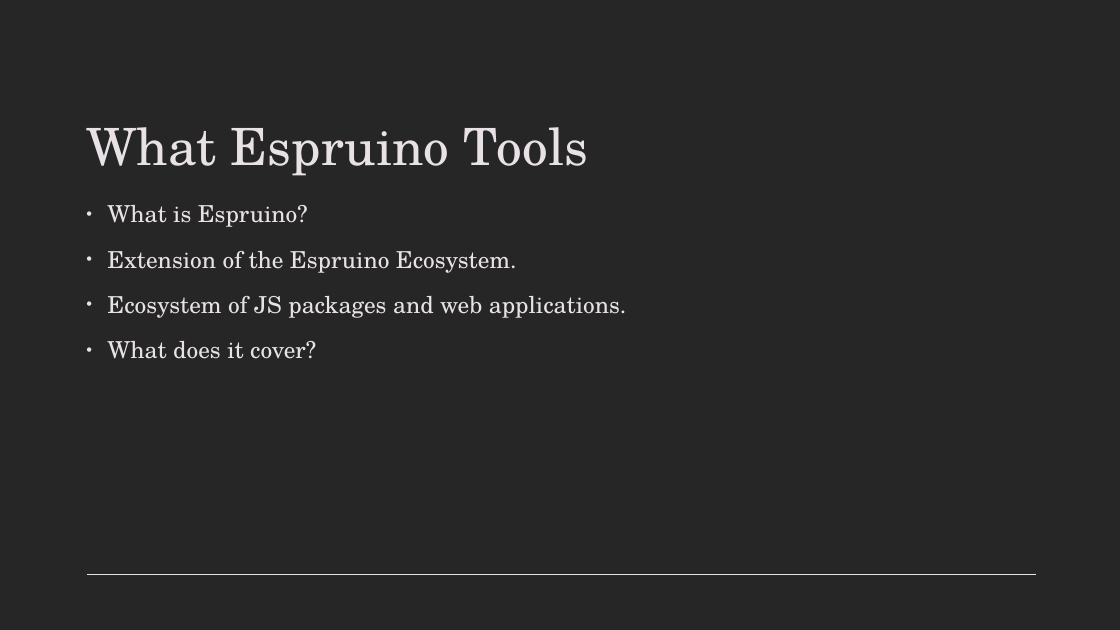
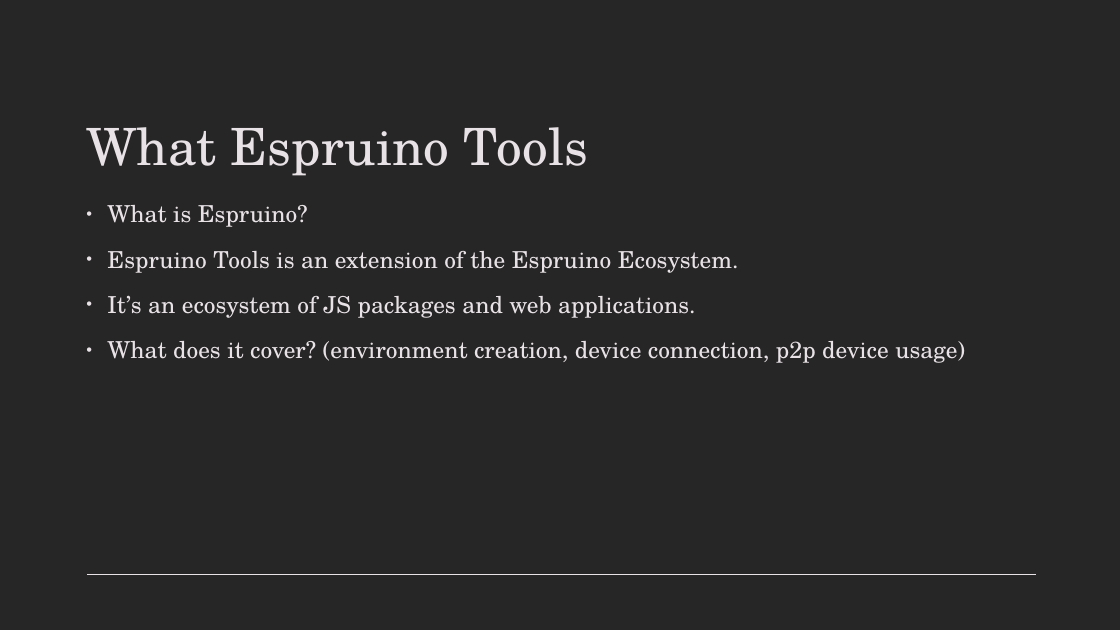
Before and after one commit to callummclu/dissertation, a slide deck: slide 2 of presentation/Presentation.pptx. Drawn at 1120x630 pixels with LibreOffice and Linux fonts; fonts in the diff are those of the drawing. Boxes give left, top, right and bottom in pixels: in the first picture for what was removed or moved away, otherwise in the second. Text is boxed around its words. In the diff, an @@ line names an element or a change of style, - is before the commit and + after.

```diff
--- a/presentation/Presentation.pptx
+++ b/presentation/Presentation.pptx
@@ text at (x1=107, y1=251, x2=965, y2=363): text changed @@
-• Extension of the Espruino Ecosystem.
-• Ecosystem of JS packages and web applications.
-• What does it cover?
+• Espruino Tools is an extension of the Espruino Ecosystem.
+• It’s an ecosystem of JS packages and web applications.
+• What does it cover? (environment creation, device connection, p2p device usage)
```
Also in this commit, not shown: 1 slide added, 1 slide removed, 5 other files.
